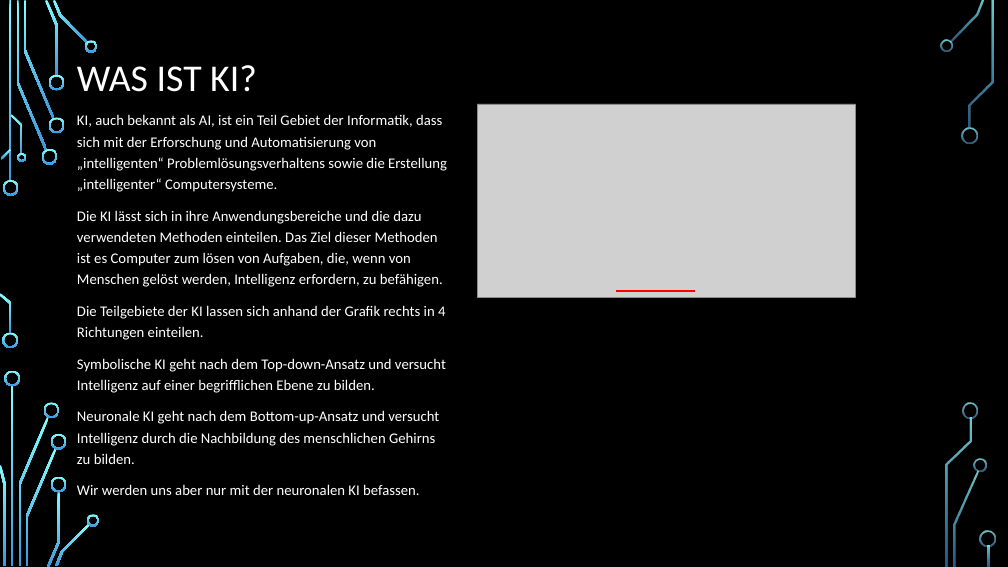
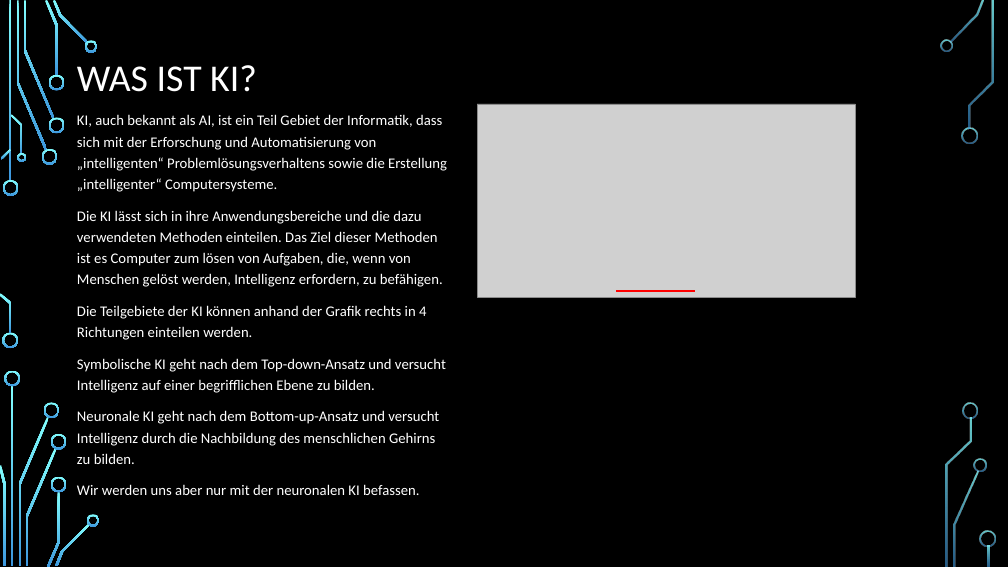
Before and after one commit to BetrayedByEthanol/uebungen, a slide deck: slide 4 of 19rose/KNN/Mini-Vortrag KNN.pptx. Drawn at 1008x567 pixels with LibreOffice and Linux fonts; fonts in the diff are those of the drawing; grey boxes stand for pictures; background and template pictures are left out. Boxes give left, top, right and bottom in pixels: in the first picture for what was removed or moved away, otherwise in the second. Text is boxed around its words. In the diff, an @@ line names an element or a change of style, - is before the commit and + after.

```diff
--- a/19rose/KNN/Mini-Vortrag KNN.pptx
+++ b/19rose/KNN/Mini-Vortrag KNN.pptx
@@ text at (x1=77, y1=305, x2=426, y2=340): text changed @@
-Die Teilgebiete der KI lassen sich anhand der Grafik rechts in 4 Richtungen einteilen.
+Die Teilgebiete der KI können anhand der Grafik rechts in 4 Richtungen einteilen werden.
```
Also in this commit, not shown: 1 other file.
